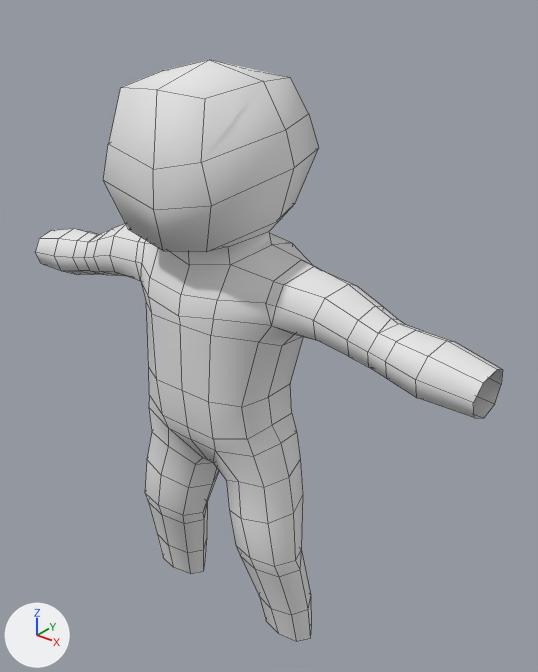
A saved change to the FBX model game/data/models/jrpg.fbx.
Both versions are drawn from a 50 mm camera at (0.876, -0.966, 1.37) aimed at (0.053, 0.063, 0.732). Lighting does not change. The marker at lower left points along +X, +Y and +Z. Mesh edges are drawn as thin lines.

The first picture shows 'ExportChar'.
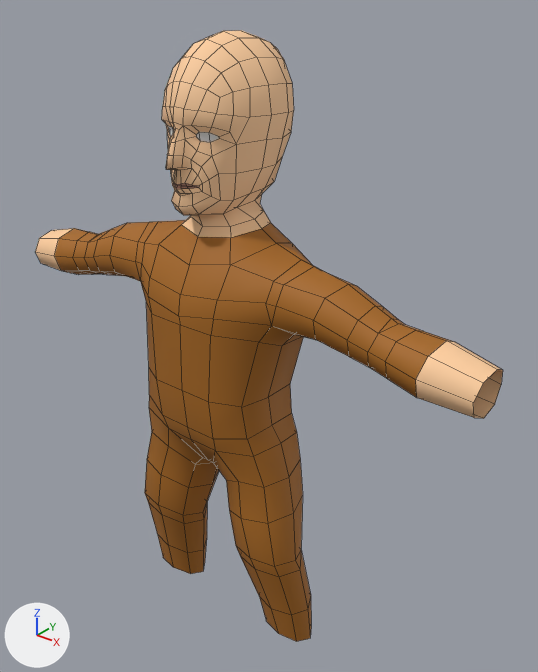
What differs and where, as boxes (x1, y1, x2, y2) in the pictures (538 x 672 px):
```json
{"object": "ExportChar", "change": "surface changed, reshaped", "before": [35, 60, 503, 642], "after": [35, 30, 503, 642], "on screen": "grey to brown"}
{"part": 1, "of": "me_character", "change": "built on", "before": [103, 60, 319, 281], "after": [145, 30, 312, 281]}
{"part": 2, "of": "me_character", "change": "surface changed", "before": [35, 224, 503, 642], "after": [35, 224, 503, 642], "on screen": "grey to brown"}
```

Edits to the scene script, one JSON object a line:
```json
{"op": "add", "block": "img_diffuse_png", "code": ["img_diffuse_png = load_image('Diffuse.png', 'Diffuse.png', 1024, 1024, 'sRGB')"]}
{"op": "remove", "block": "mat_texturematerial", "code": "mat_texturematerial.base_color = (0.8, 0.8, 0.8)  # white #e7e7e7"}
{"op": "add", "block": "mat_texturematerial", "code": "mat_texturematerial.texture = img_diffuse_png"}
{"block": "me_character", "where": "# used by ob_exportchar; location = (0.0, 0.0, 0.0)"}
{"op": "remove", "block": "me_character", "code": "me_character.from_pydata(...)  # 340 vertices, 332 faces; spans x -0.533..0.533, y -0.168..0.11, z 0.083..1.245"}
{"op": "add", "block": "me_character", "code": "me_character.from_pydata(...)  # 541 vertices, 534 faces; spans x -0.533..0.533, y -0.136..0.15, z 0.083..1.287"}
{"block": "me_character", "change": "me_character part 1"}
{"block": "me_character", "change": "27 vertices are removed from x -0.161..0.161, y -0.168..0.101, z 1.008..1.245"}
{"block": "me_character", "change": "32 faces are deleted"}
{"block": "me_character", "change": "16 vertices move from x -0.135..0.135, y -0.153..0.049, z 0.948..1.0 to x -0.109..0.109, y -0.069..0.074, z 0.948..0.984"}
{"block": "me_character", "change": "228 vertices are added at x -0.102..0.102, y -0.136..0.15, z 0.985..1.287"}
{"block": "me_character", "change": "234 new faces join them"}
{"block": "me_character", "change": "me_character part 2: 300 kept faces spanning x -0.533..0.533, y -0.129..0.11, z 0.083..0.984 get new texture (UV) coordinates"}
```
